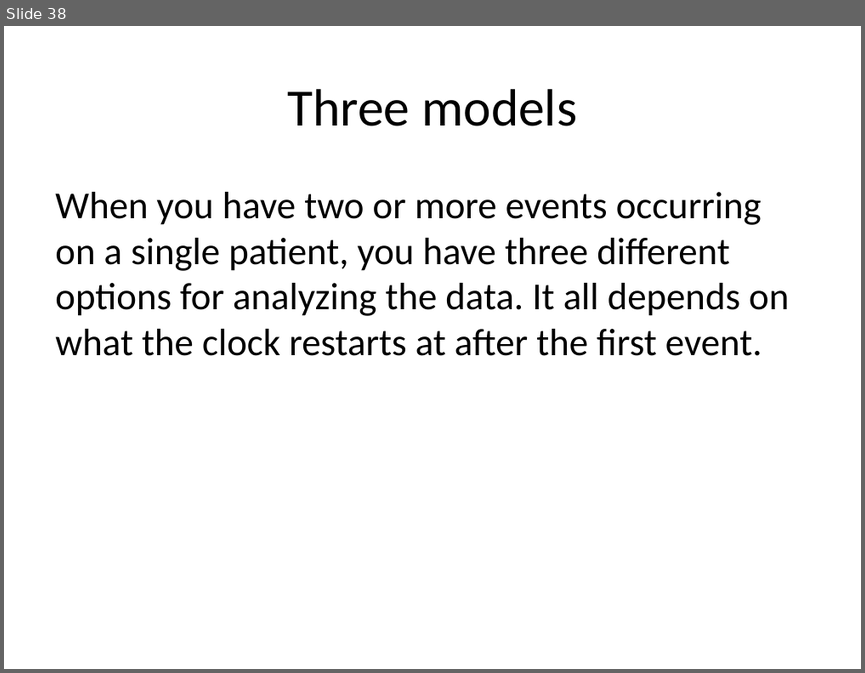
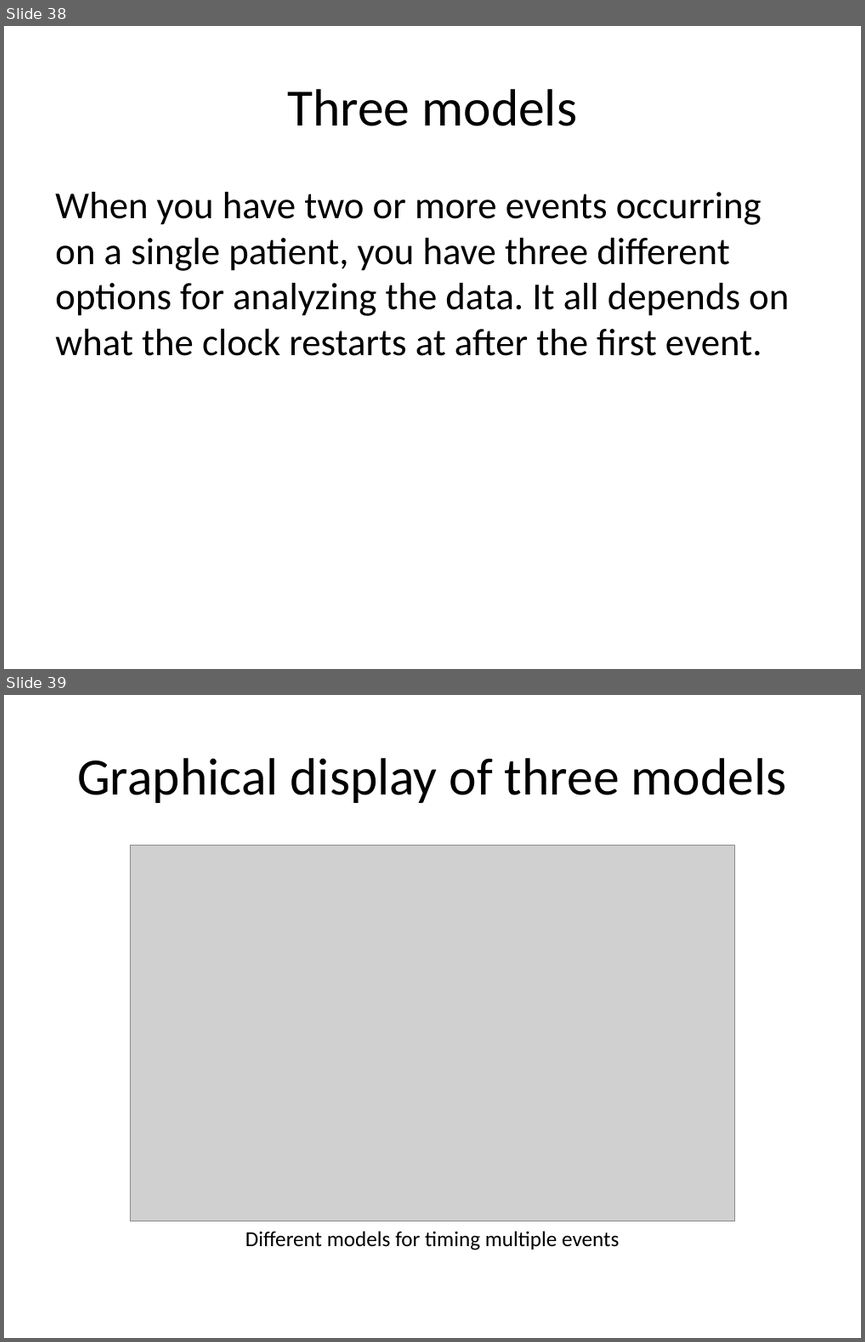
Before and after one commit to pmean/survival-lecture7, a slide deck: r/class7.pptx. Shown one above the other, each under a label of ours: slide 38 before the commit, slides 38 and 39 after it. The pictures are 865x673 and 865x1342 pixels, drawn with LibreOffice and Linux fonts; fonts in the diff are those of the drawing; grey boxes stand for pictures. Boxes give left, top, right and bottom in pixels: in the first picture for what was removed or moved away, otherwise in the second. Text is boxed around its words. In the diff, an @@ line names an element or a change of style, - is before the commit and + after.

Commit message:
Added multiple events graph.

```diff
--- a/r/class7.pptx
+++ b/r/class7.pptx
@@ slide 39 added at bbox=[4, 695, 861, 1338], background #FFFFFF @@
@@ title added at bbox=[77, 758, 787, 803], 44 pt, text #000000 @@
+Graphical display of three models
@@ picture added at bbox=[130, 845, 735, 1221] @@
@@ text added at bbox=[245, 1231, 619, 1250], 18 pt, text #000000 @@
+Different models for timing multiple events
```
Also in this commit, not shown: 3 other slides added, 1 slide removed, 3 other files.
